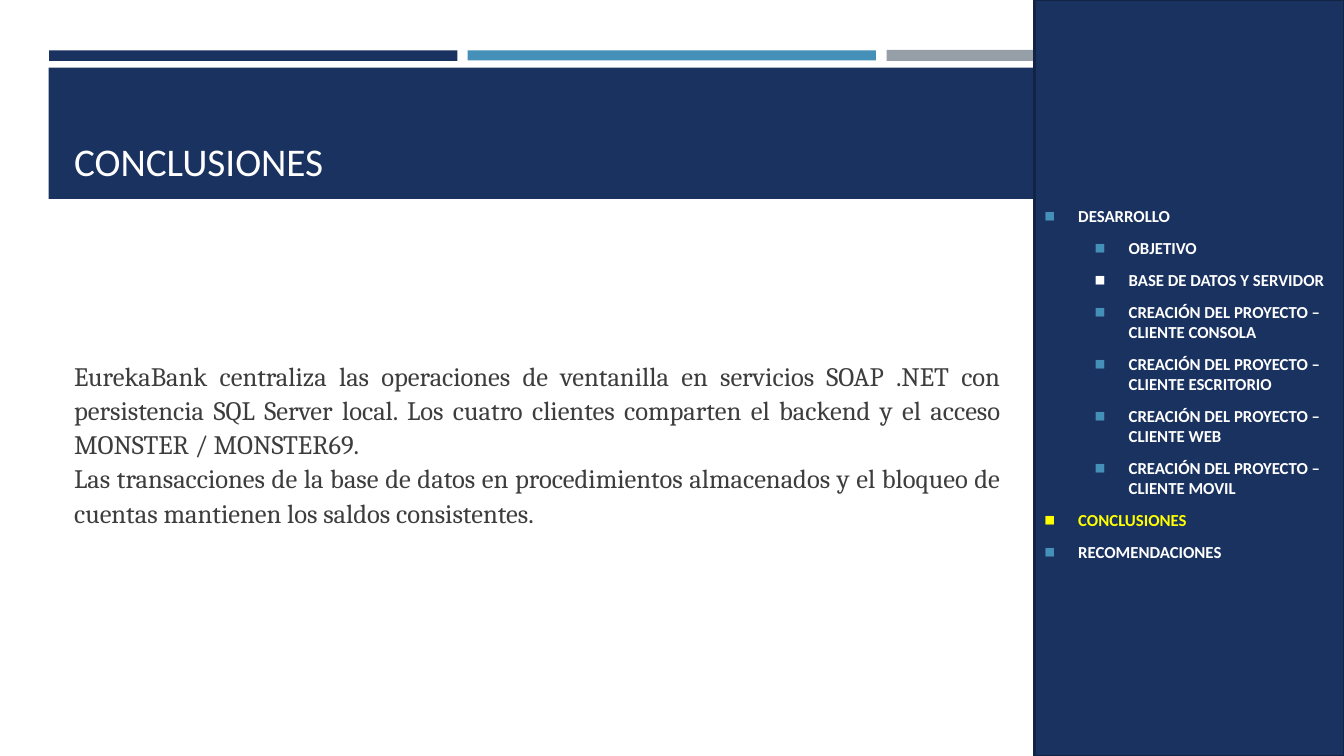
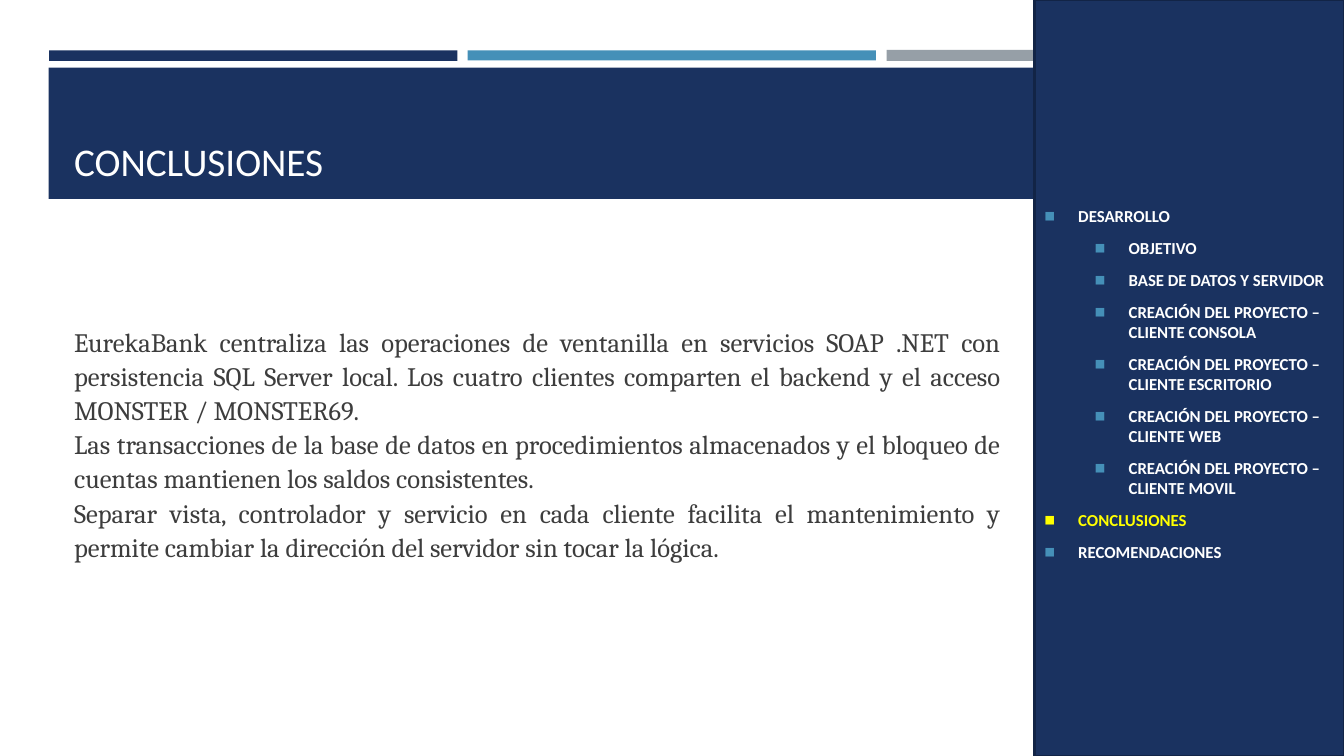
Before and after one commit to MATEOCAIZA/TG.1.2.-PAO202651_EUREKA_BDD_LOCAL_SOAP_DOTNET_NRC36884_GR06, a slide deck: slide 22 of 05. DOCUMENTACION/PRESENTACION TG.1.2. EUREKABANK SOAP con BDD LOCAL en .NET GR06.pptx. Drawn at 1344x756 pixels with LibreOffice and Linux fonts; fonts in the diff are those of the drawing. Boxes give left, top, right and bottom in pixels: in the first picture for what was removed or moved away, otherwise in the second. Text is boxed around its words. In the diff, an @@ line names an element or a change of style, - is before the commit and + after.

```diff
--- a/05. DOCUMENTACION/PRESENTACION TG.1.2. EUREKABANK SOAP con BDD LOCAL en .NET GR06.pptx
+++ b/05. DOCUMENTACION/PRESENTACION TG.1.2. EUREKABANK SOAP con BDD LOCAL en .NET GR06.pptx
@@ text at (74,504,1000,563): paragraph added @@
+Separar vista, controlador y servicio en cada cliente facilita el mantenimiento y permite cambiar la dirección del servidor sin tocar la lógica.
```
Also in this commit, not shown: 21 other slides changed, 3 other files.
